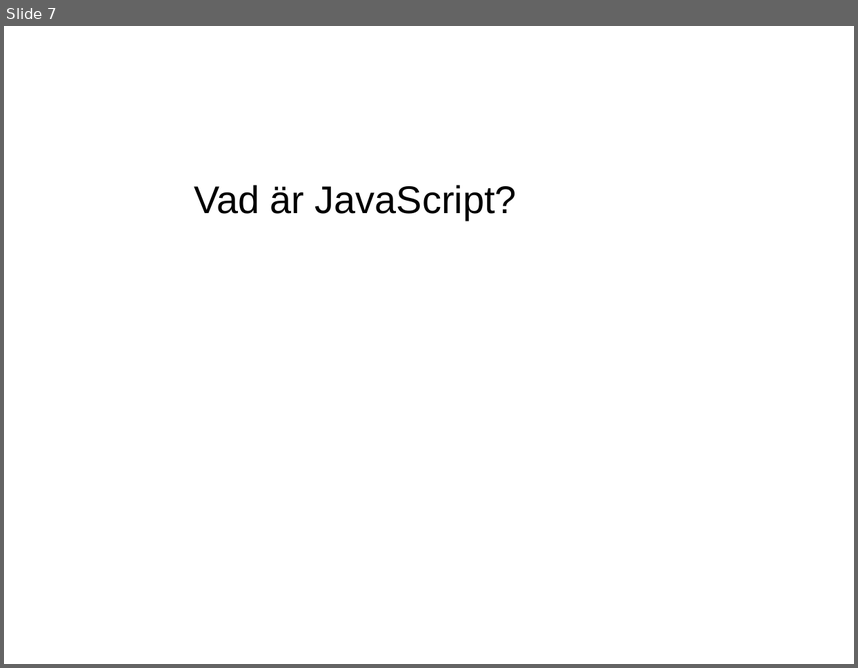
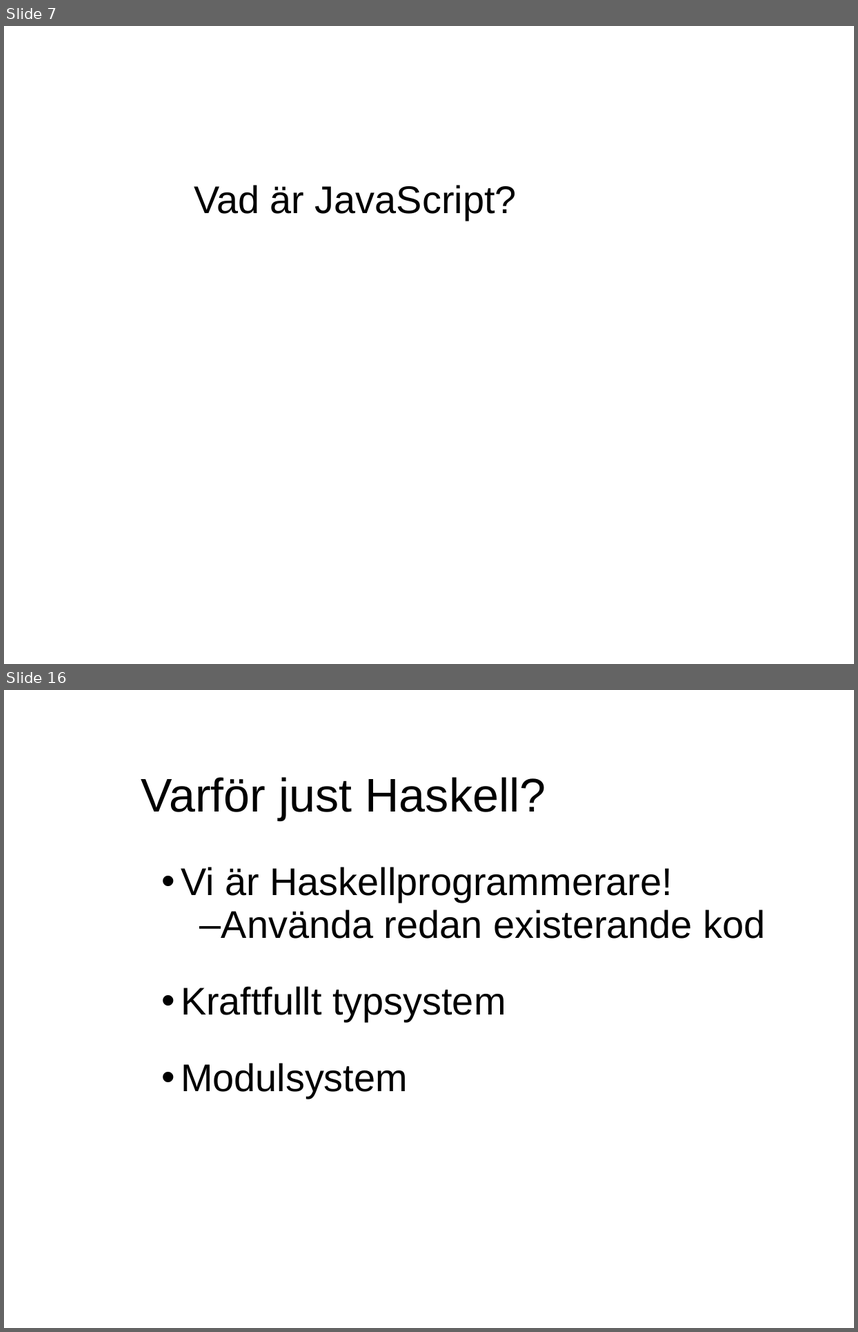
Before and after one commit to evilcandybag/JSHC, a slide deck: report/presentation.ppt. Shown one above the other, each under a label of ours: slide 7 before the commit, slides 7 and 16 after it; the slides between them are not shown. The pictures are 858x668 and 858x1332 pixels, drawn with LibreOffice and Linux fonts; fonts in the diff are those of the drawing. Boxes give left, top, right and bottom in pixels: in the first picture for what was removed or moved away, otherwise in the second. Text is boxed around its words. In the diff, an @@ line names an element or a change of style, - is before the commit and + after.

```diff
--- a/report/presentation.ppt
+++ b/report/presentation.ppt
@@ slide 16 added at (4, 690, 854, 1328), background #FFFFFF @@
@@ text added at (141, 777, 546, 820), 44 pt, text #000000 @@
+Varför just Haskell?
@@ text added at (181, 867, 766, 1098), 36 pt, text #000000 @@
+    • Vi är Haskellprogrammerare!
+      – Använda redan existerande kod
+    • Kraftfullt typsystem
+    • Modulsystem
```
Also in this commit, not shown: 3 slides changed, 10 other slides added.
